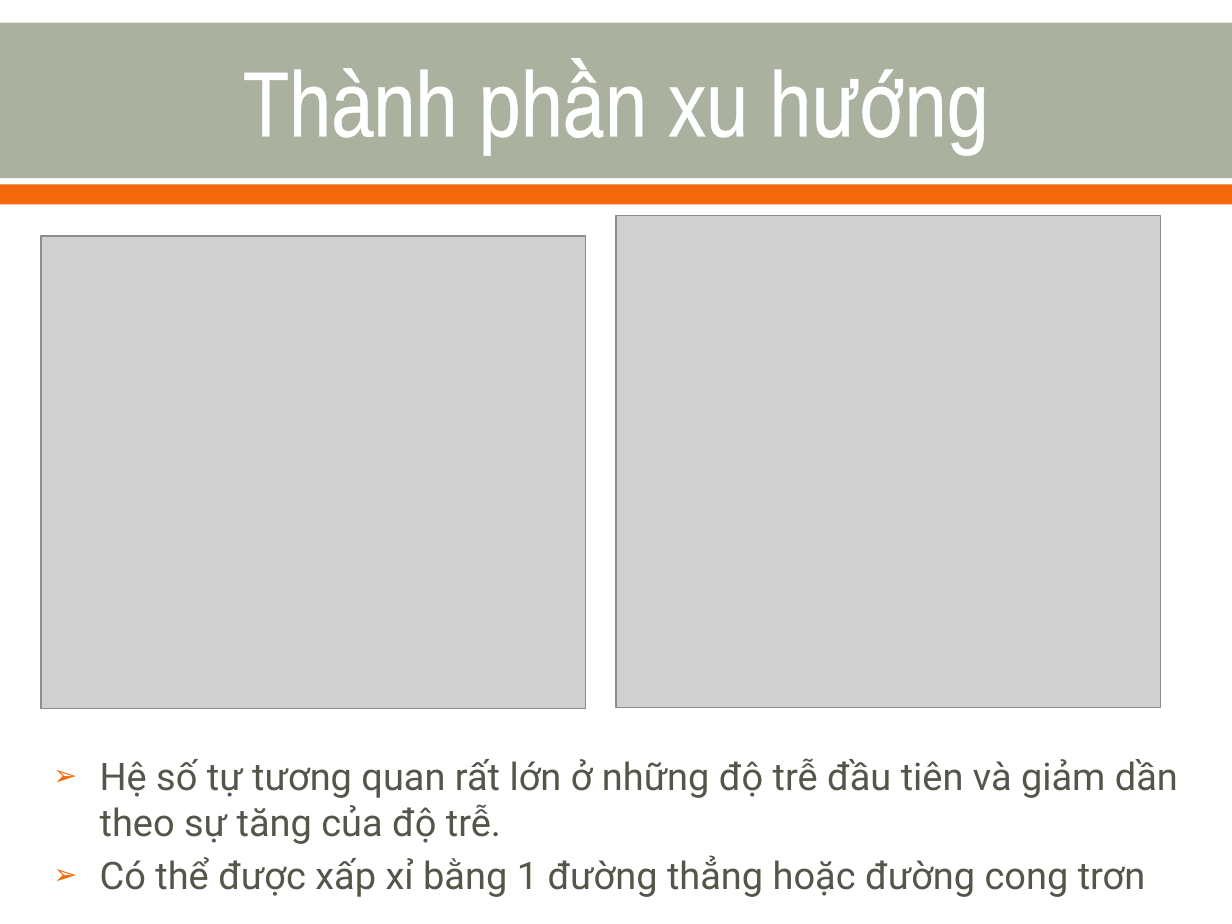
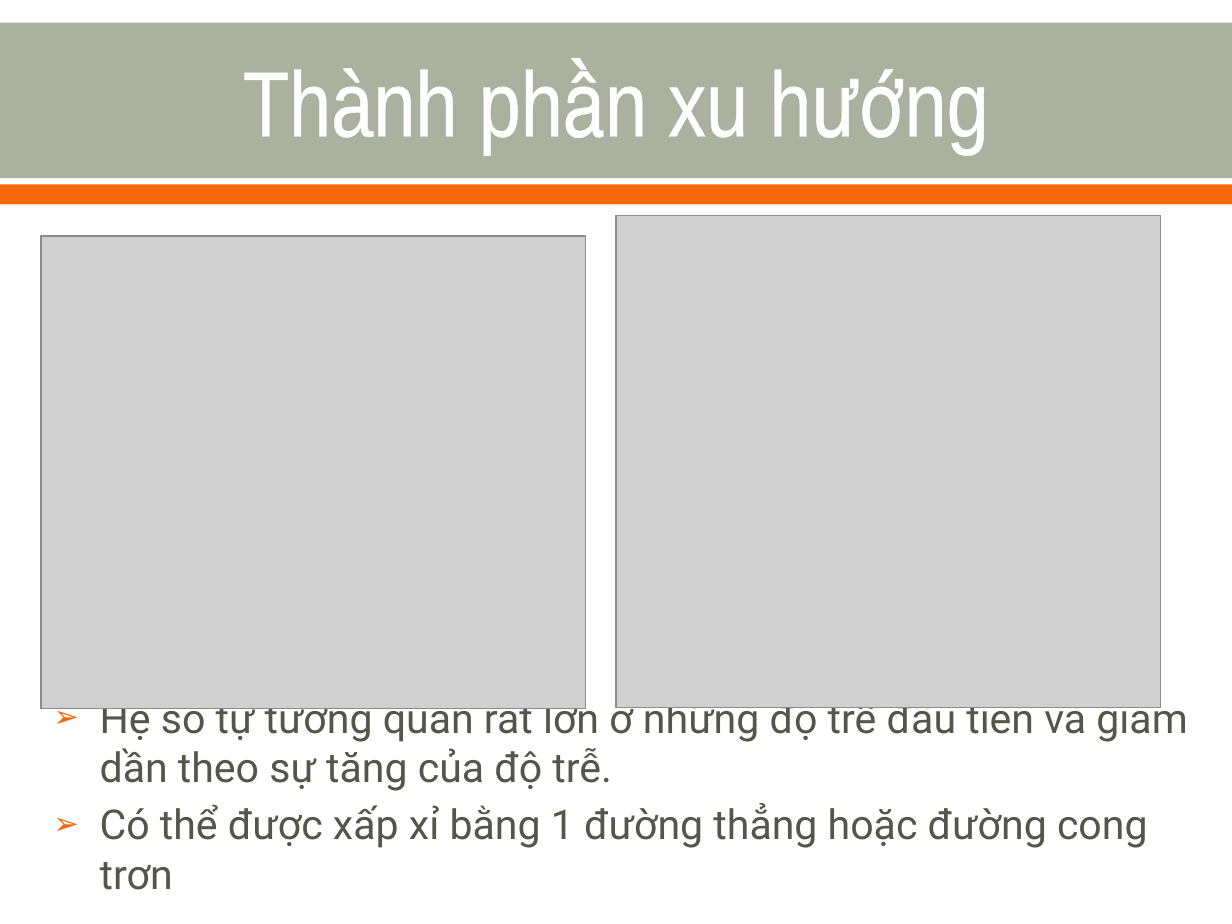
Before and after one commit to nvtthai/forecast-time-series, a slide deck: slide 7 of Report/Presentation.ppt. Drawn at 1232x924 pixels with LibreOffice and Linux fonts; fonts in the diff are those of the drawing; grey boxes stand for pictures. Boxes give left, top, right and bottom in pixels: in the first picture for what was removed or moved away, otherwise in the second. Text is boxed around its words. In the diff, an @@ line names an element or a change of style, - is before the commit and + after.

```diff
--- a/Report/Presentation.ppt
+++ b/Report/Presentation.ppt
@@ text "Hệ số tự tương quan ..." at [100, 695, 1187, 890]: size 22.2 to 24 pt @@
```
Also in this commit, not shown: 12 other slides changed.
